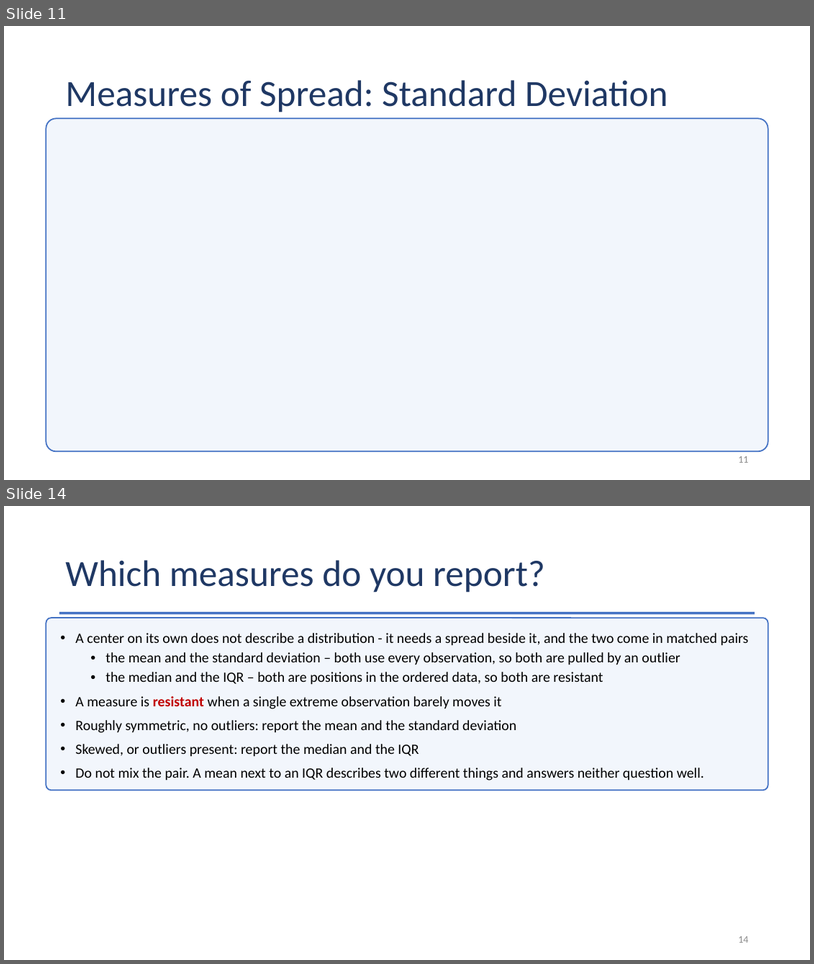
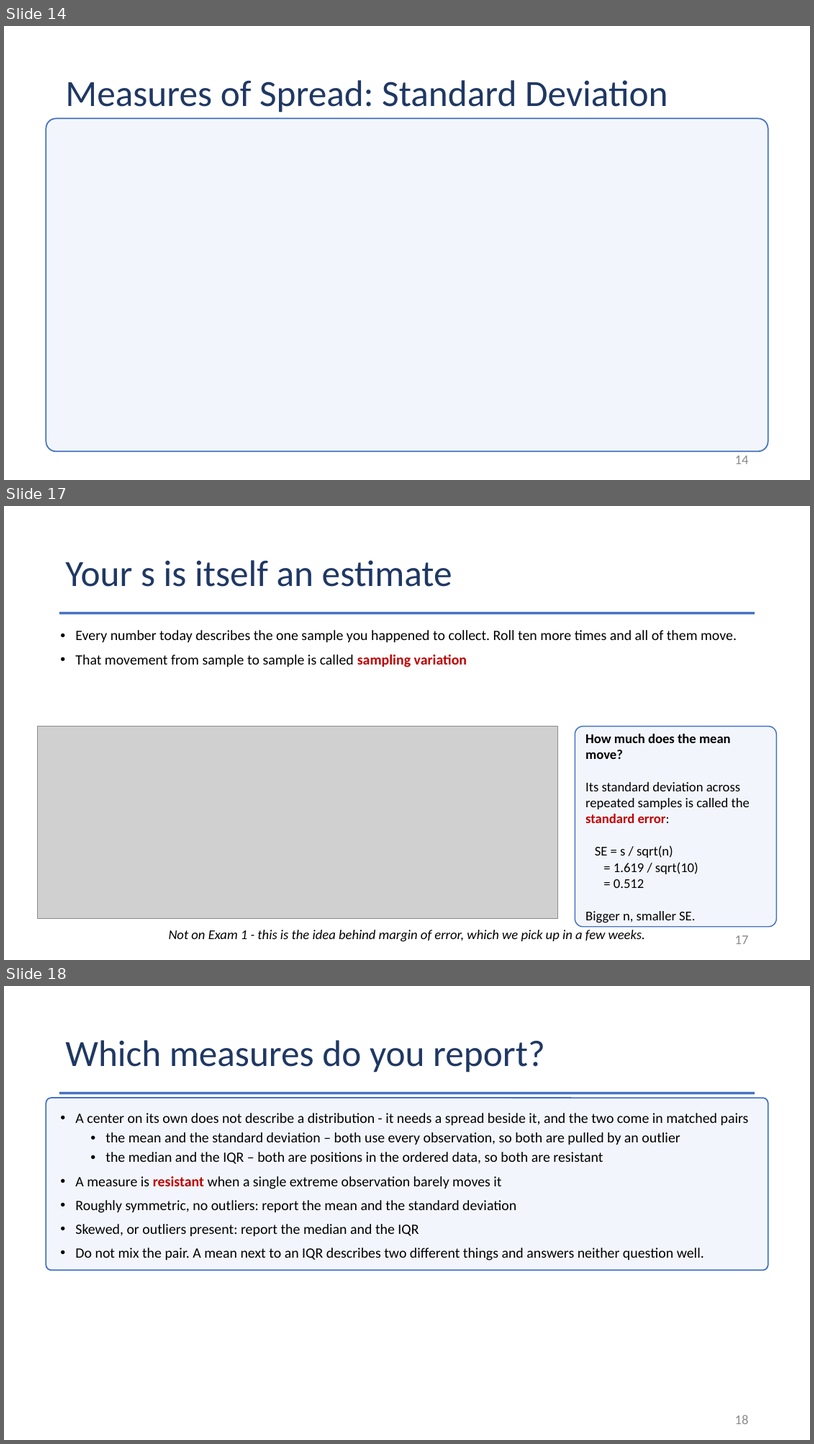
Before and after one commit to Jarred6068/Kvamme_UI_STAT251, a slide deck: docs/lecture_slides/Week 3/Week3_Lecture6_Slides_9_9_2026.pptx. Shown one above the other, each under a label of ours: slides 11 and 14 before the commit, slides 14, 17 and 18 after it; the slides between them are not shown. The pictures are 814x964 and 814x1444 pixels, drawn with LibreOffice and Linux fonts; fonts in the diff are those of the drawing; grey boxes stand for pictures. Boxes give left, top, right and bottom in pixels: in the first picture for what was removed or moved away, otherwise in the second. Text is boxed around its words. In the diff, an @@ line names an element or a change of style, - is before the commit and + after.

```diff
--- a/docs/lecture_slides/Week 3/Week3_Lecture6_Slides_9_9_2026.pptx
+++ b/docs/lecture_slides/Week 3/Week3_Lecture6_Slides_9_9_2026.pptx
@@ slide 17 added at [4,506,810,960], background #FFFFFF @@
@@ title added at [65,560,453,587], 44 pt, text #1F3864 @@
+Your s is itself an estimate
@@ rectangle added at [59,612,756,614], fill #4472C4 @@
@@ text added at [75,630,737,667], 17 pt, text #000000 @@
+• Every number today describes the one sample you happened to collect. Roll ten more times and all of them move.
+• That movement from sample to sample is called sampling variation
@@ picture added at [38,726,558,919] @@
@@ rounded rectangle added at [575,726,777,926], fill #F2F6FC, outline #4472C4 1.25 pt, 16 pt, text #000000 @@
+How much does the mean move?
+Its standard deviation across
+repeated samples is called the
+standard error:
+SE = s / sqrt(n)
+= 1.619 / sqrt(10)
+= 0.512
+Bigger n, smaller SE.
@@ text added at [169,929,646,942], 16 pt, text #000000, italic @@
+Not on Exam 1 - this is the idea behind margin of error, which we pick up in a few weeks.
@@ page number added at [736,935,749,944], 16 pt, text #8C8C8C @@
+17
@@ what was slide 11 is now slide 14 @@
@@ page number at [736,455,749,464]: text changed; size 12 to 16 pt @@
-11
+14
@@ what was slide 14 is now slide 18 @@
@@ page number at [736,1414,749,1424]: text changed; size 12 to 16 pt @@
-14
+18
```
Also in this commit, not shown: 11 slides changed, 5 other slides added, 2 slides removed, 45 other files.
